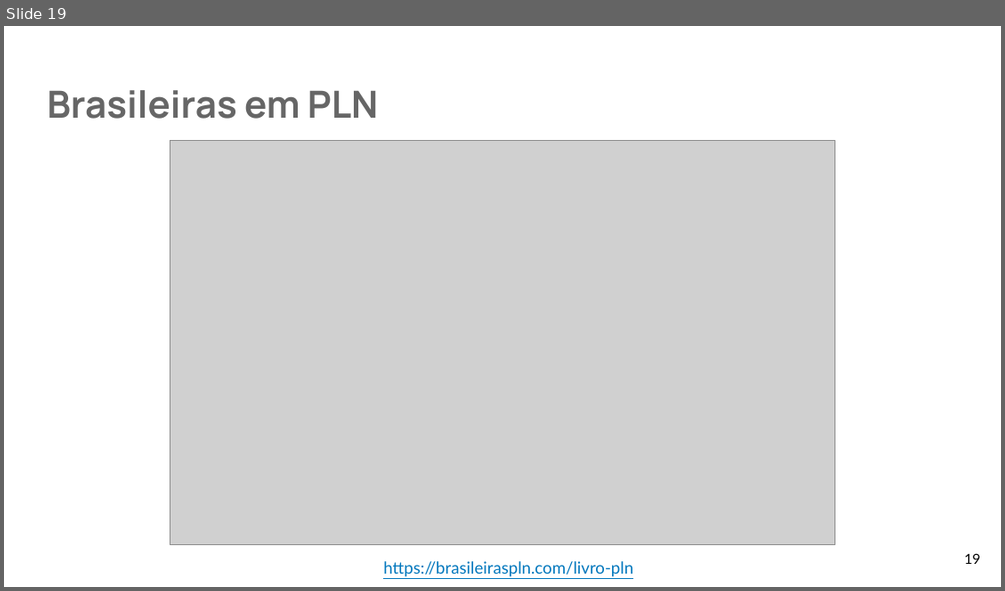
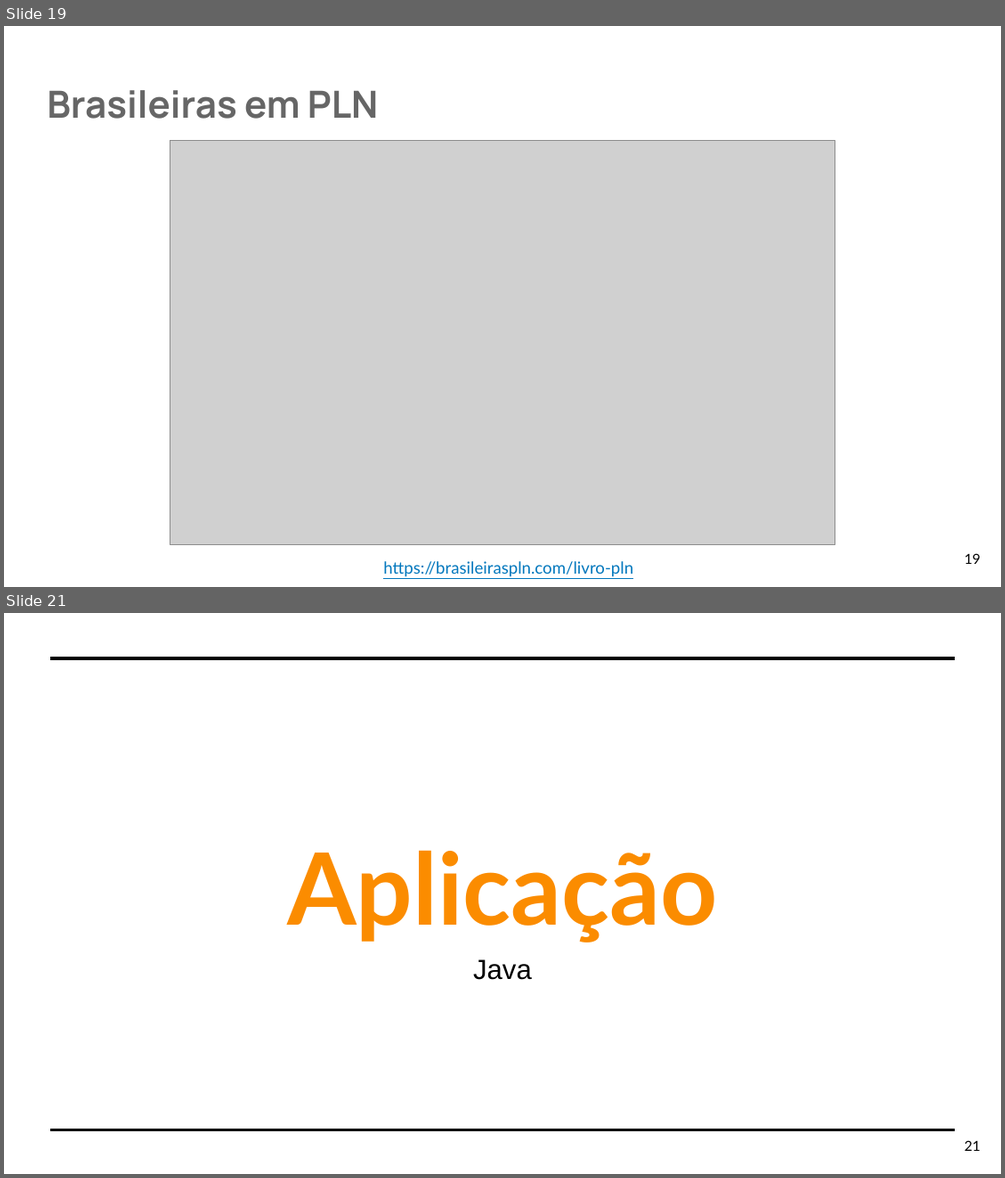
Before and after one commit to adalves-ufabc/2023-SBBD-Minicurso, a slide deck: slides/5. API OpenAI - Considerações finais.pptx. Shown one above the other, each under a label of ours: slide 19 before the commit, slides 19 and 21 after it; the slides between them are not shown. The pictures are 1005x591 and 1005x1178 pixels, drawn with LibreOffice and Linux fonts; fonts in the diff are those of the drawing; grey boxes stand for pictures. Boxes give left, top, right and bottom in pixels: in the first picture for what was removed or moved away, otherwise in the second. Text is boxed around its words. In the diff, an @@ line names an element or a change of style, - is before the commit and + after.

Commit message:
java

```diff
--- a/slides/5. API OpenAI - Considerações finais.pptx
+++ b/slides/5. API OpenAI - Considerações finais.pptx
@@ slide 21 added at [4, 613, 1001, 1174], background #FFFFFF @@
@@ line added from (51, 657) to (955, 657), #000000 3 pt @@
@@ title added at [287, 850, 717, 942], 72 pt, text #FB8C00, bold @@
+Aplicação
@@ text added at [473, 959, 532, 980], 20 pt, text #000000 @@
+Java
@@ line added from (51, 1129) to (955, 1129), #000000 1.5 pt @@
@@ page number added at [964, 1140, 980, 1151], 10 pt, text #000000 @@
+21
```
Also in this commit, not shown: 5 slides changed, 1 other slide added, 2 other files.
